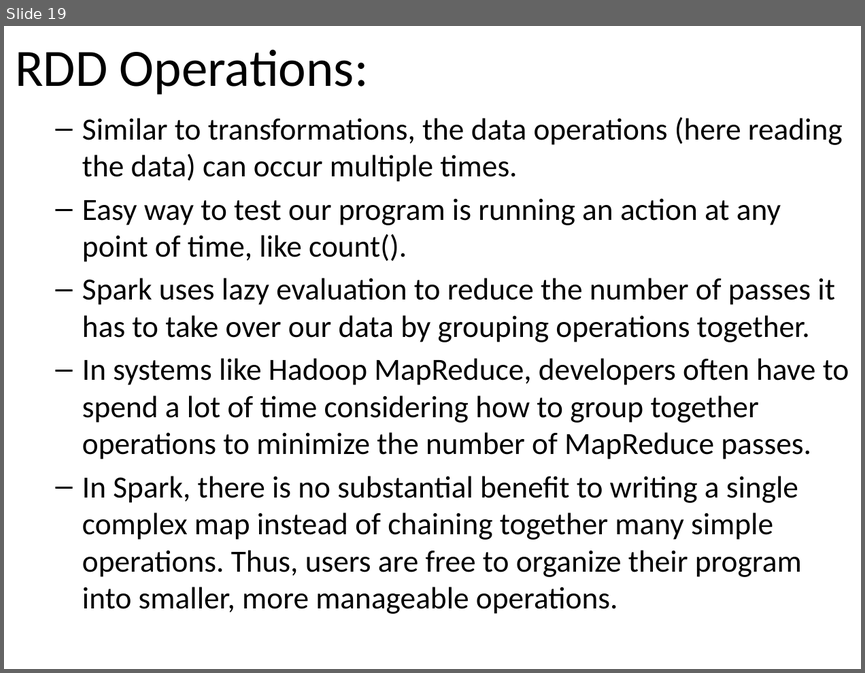
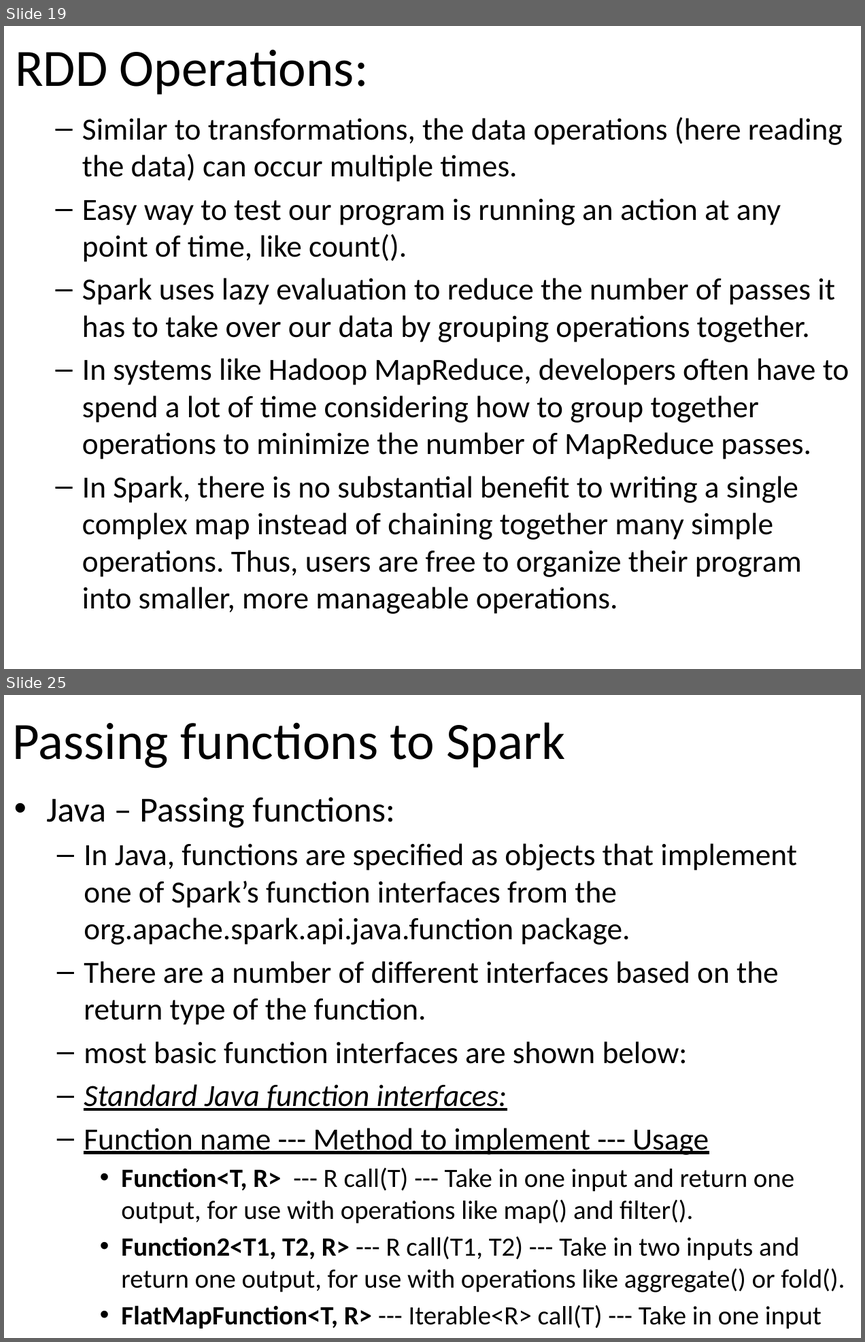
Before and after one commit to email2dorababu/SCALA_Reading, a slide deck: Spark_PPT/Spark_Learning_Spark_part2.pptx. Shown one above the other, each under a label of ours: slide 19 before the commit, slides 19 and 25 after it; the slides between them are not shown. The pictures are 865x673 and 865x1342 pixels, drawn with LibreOffice and Linux fonts; fonts in the diff are those of the drawing. Boxes give left, top, right and bottom in pixels: in the first picture for what was removed or moved away, otherwise in the second. Text is boxed around its words. In the diff, an @@ line names an element or a change of style, - is before the commit and + after.

```diff
--- a/Spark_PPT/Spark_Learning_Spark_part2.pptx
+++ b/Spark_PPT/Spark_Learning_Spark_part2.pptx
@@ slide 25 added at (4, 695, 861, 1338), background #FFFFFF @@
@@ title added at (13, 722, 565, 768), 44 pt, text #000000 @@
+Passing functions to Spark
@@ text added at (46, 797, 844, 1329), 22.2 pt, text #000000 @@
+• Java – Passing functions:
+  – In Java, functions are specified as objects that implement one of Spark’s function interfaces from the org.apache.spark.api.java.function package.
+  – There are a number of different interfaces based on the return type of the function.
+  – most basic function interfaces are shown below:
+  – Standard Java function interfaces:
+  – Function name --- Method to implement --- Usage
+    • Function<T, R> --- R call(T) --- Take in one input and return one output, for use with operations like map() and filter().
+    • Function2<T1, T2, R> --- R call(T1, T2) --- Take in two inputs and return one output, for use with operations like aggregate() or fold().
+    • FlatMapFunction<T, R> --- Iterable<R> call(T) --- Take in one input and return zero or more outputs, for use with operations like flatMap().
```
Also in this commit, not shown: 1 slide changed, 5 other slides added.
